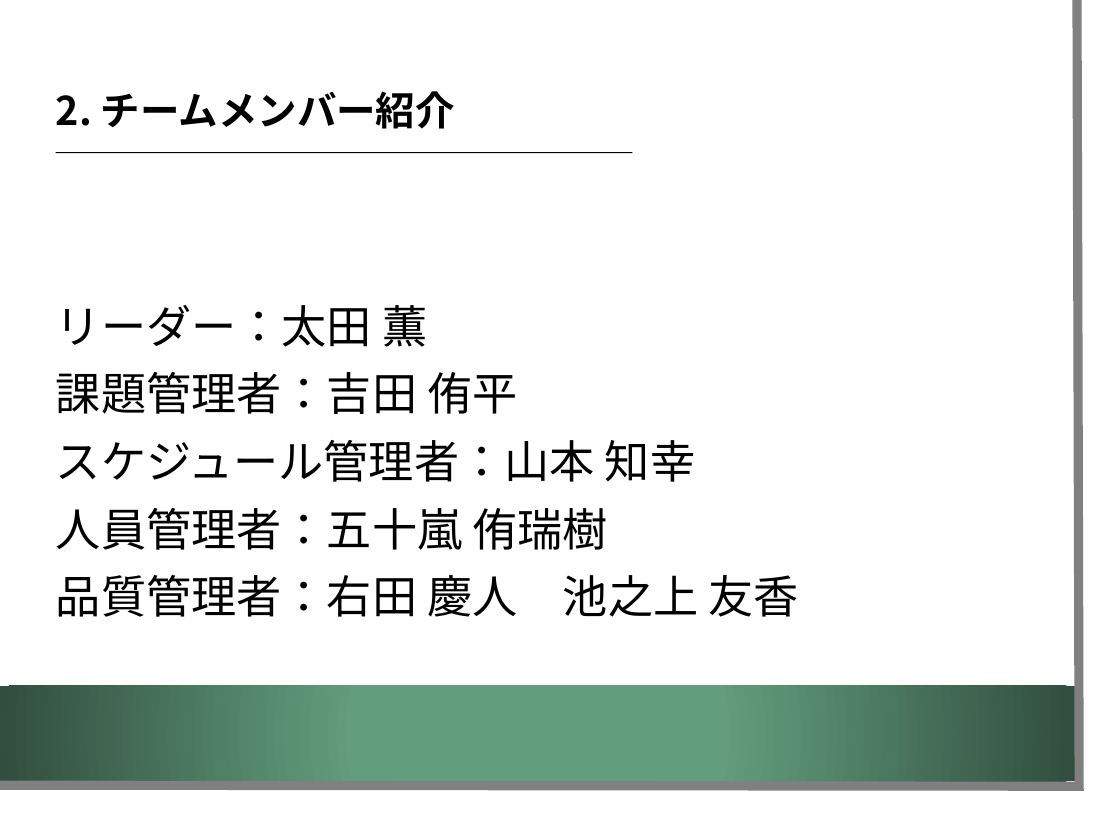
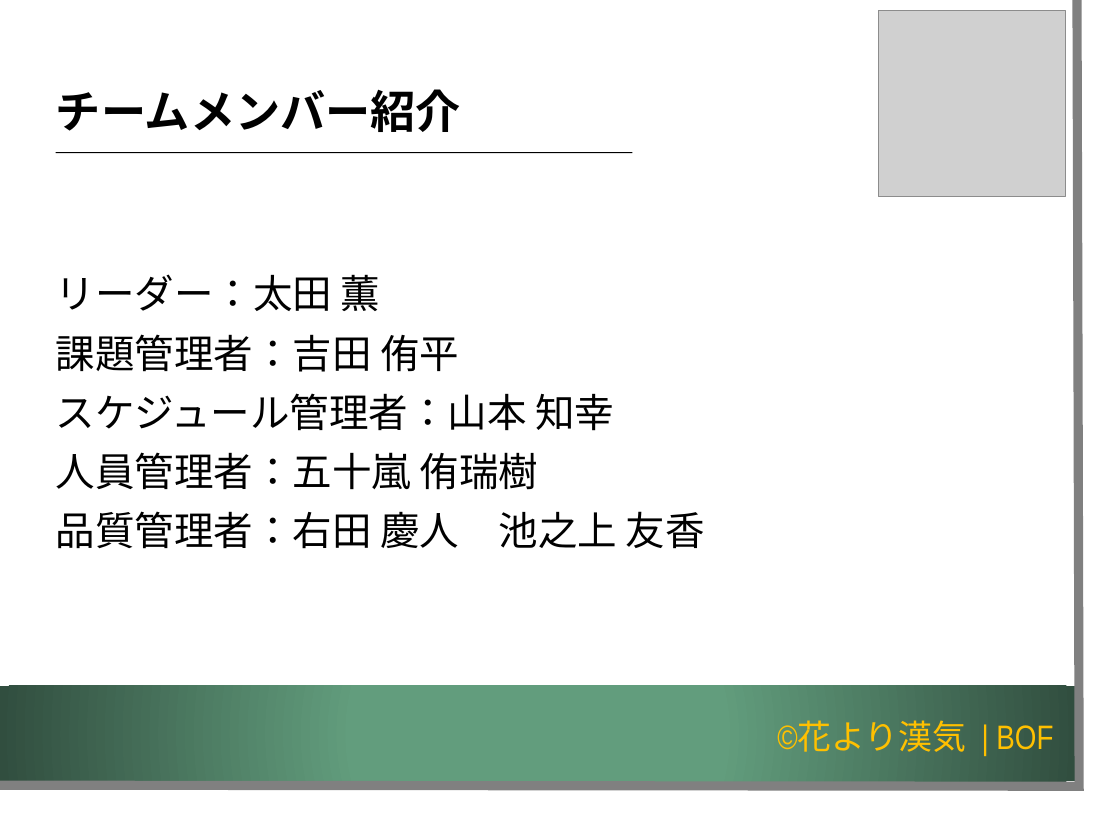
Before and after one commit to K-MIGTA/hanayoriRepo, a slide deck: slide 5 of 成果報告会_発表用スライド_チーム開発演習編集版_1.2.pptx. Drawn at 1120x840 pixels with LibreOffice and Linux fonts; fonts in the diff are those of the drawing; grey boxes stand for pictures; background and template pictures are left out. Boxes give left, top, right and bottom in pixels: in the first picture for what was removed or moved away, otherwise in the second. Text is boxed around its words. In the diff, an @@ line names an element or a change of style, - is before the commit and + after.

```diff
--- a/成果報告会_発表用スライド_チーム開発演習編集版_1.2.pptx
+++ b/成果報告会_発表用スライド_チーム開発演習編集版_1.2.pptx
@@ picture added at (x1=878, y1=11, x2=1065, y2=197) @@
@@ text at (x1=56, y1=89, x2=461, y2=132): text changed; size 28 to 32 pt @@
-2. チームメンバー紹介
+チームメンバー紹介
@@ text "リーダー：太田 薫" at (x1=56, y1=274, x2=705, y2=549): size 32 to 28 pt @@
@@ text added at (x1=777, y1=721, x2=1053, y2=752), 24 pt, text #FFC000 @@
+©花より漢気 | BOF
```
Also in this commit, not shown: 10 other slides changed, 22 slides added, 8 slides removed.
